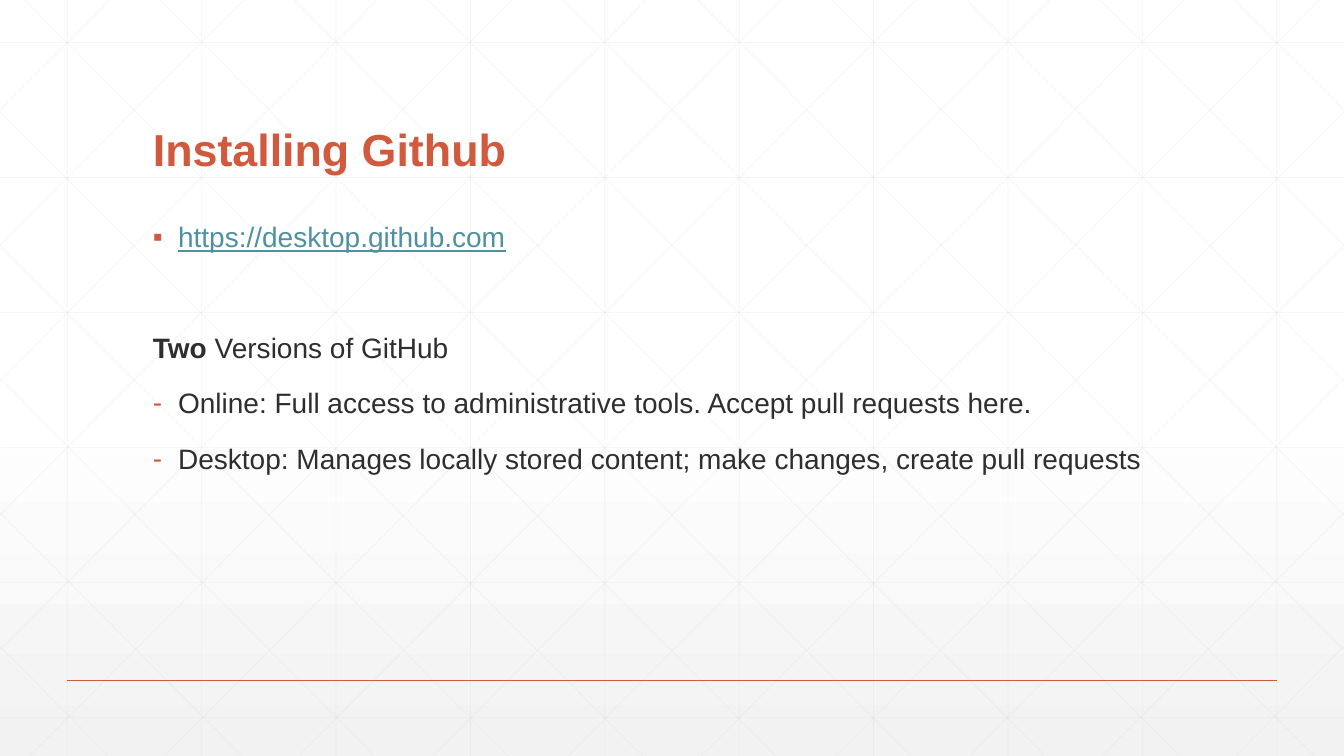
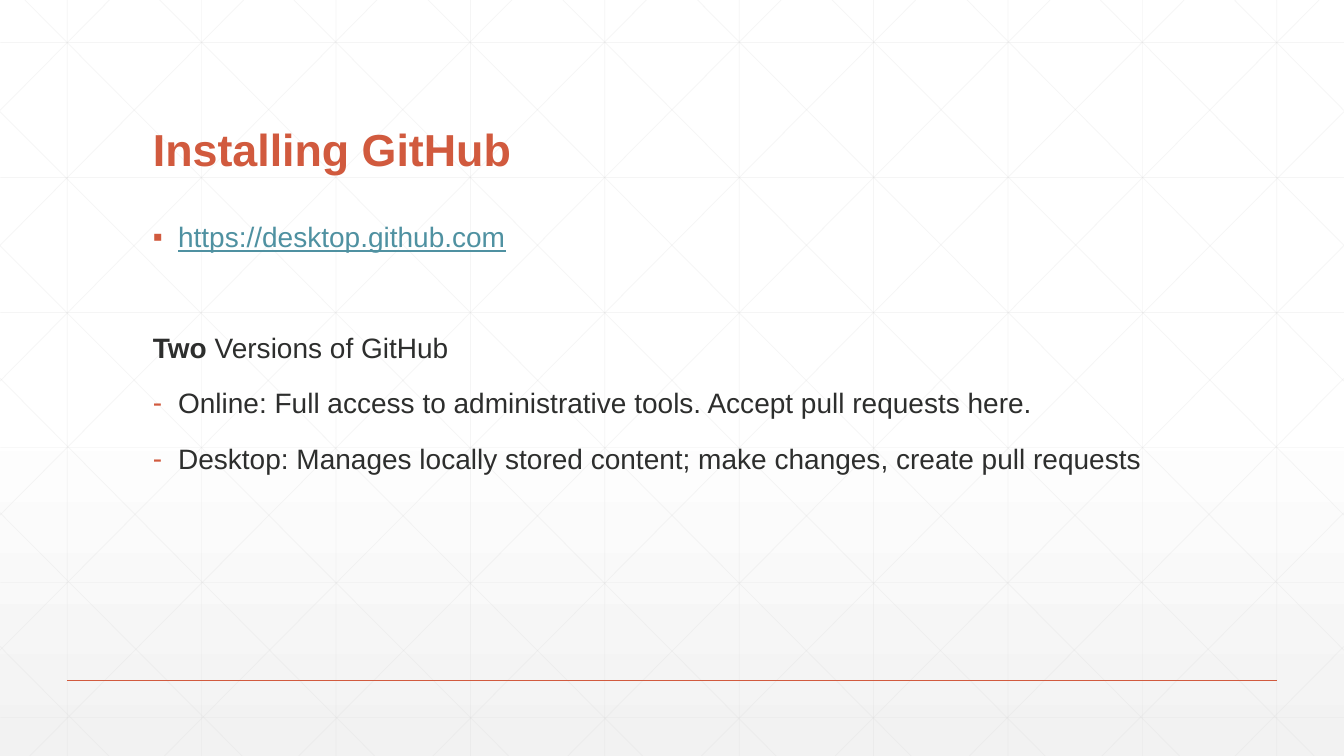
Before and after one commit to StevenRunck/GitHub-Pres, a slide deck: slide 8 of Github.pptx. Drawn at 1344x756 pixels with LibreOffice and Linux fonts; fonts in the diff are those of the drawing. Boxes give left, top, right and bottom in pixels: in the first picture for what was removed or moved away, otherwise in the second. Text is boxed around its words. In the diff, an @@ line names an element or a change of style, - is before the commit and + after.

```diff
--- a/Github.pptx
+++ b/Github.pptx
@@ title at [153, 133, 511, 175]: text changed @@
-Installing Github
+Installing GitHub
```
Also in this commit, not shown: 2 other slides changed, 4 slides added, 2 other files.
